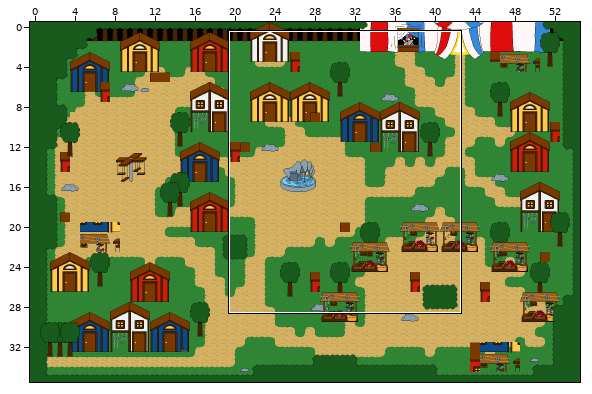
Tiled map: TheToyBox_Template/Output/Assets/Maps/map_town.tmx. The first picture is a wide view before the edit; the outline marks the close-up.
Close-up. As it was:
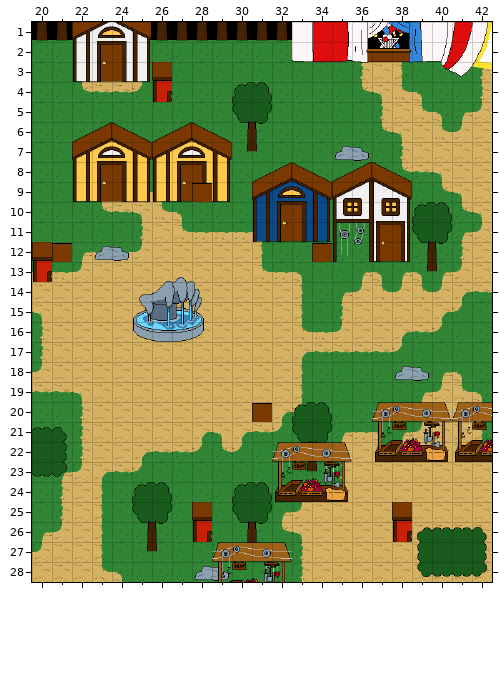
Cells are 32x32 px. Shown: x 20..42, y 1..28. The commit also changed other parts of the map, which this record leaves out. Tiles whose own drawing changed are shown in their newer look in all pictures.
And afterwards:
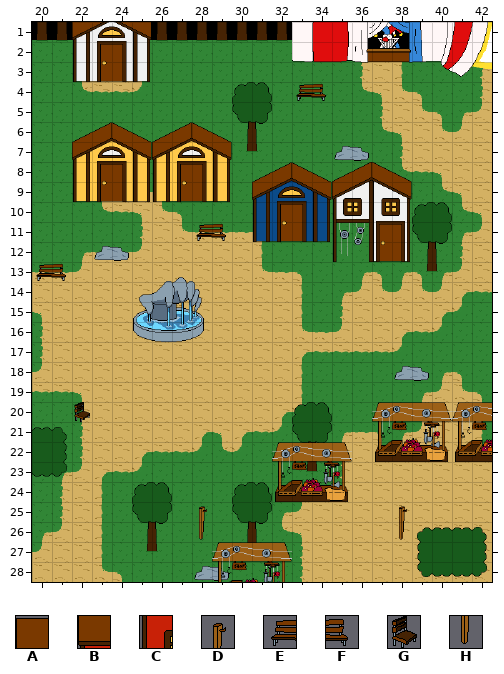
Key: from "MapSpritesheet": A 92, B 112, C 132, D 143, E 160, F 161, G 162, H 163.
_ is an empty cell.
The edit:
Layer "Details":
y 3: x 26 B -> _
y 4: x 26 C -> _; x 33..34 __ -> EF
y 9: x 28 A -> _
y 11: x 28..29 __ -> EF
y 12: x 20..21 BA -> __; x 34 A -> _
y 13: x 20..21 C_ -> EF
y 20: x 22 _ -> G; x 31 A -> _
y 25: x 28 B -> D; x 38 B -> D
y 26: x 28 C -> H; x 38 C -> H
